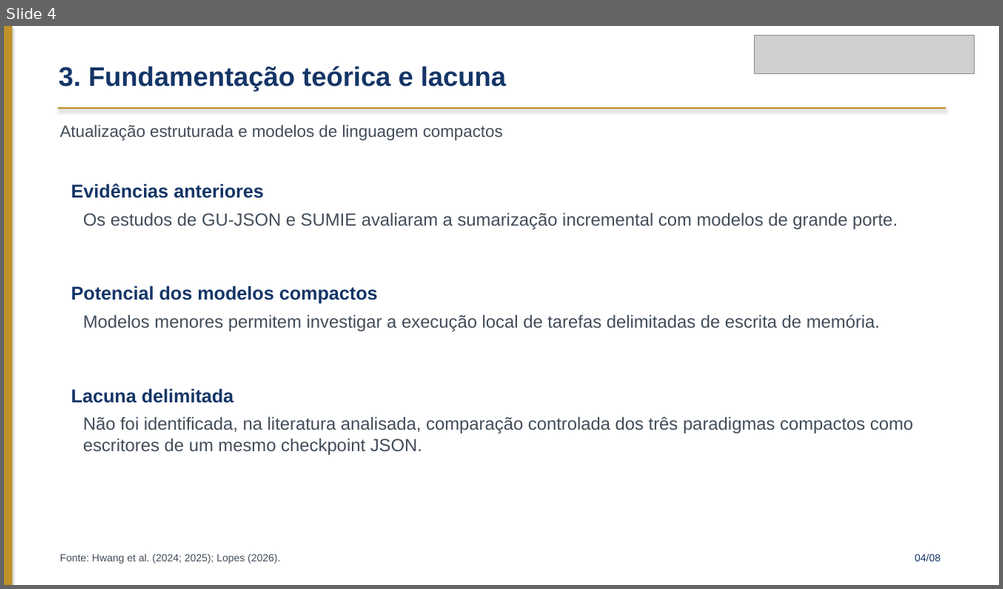
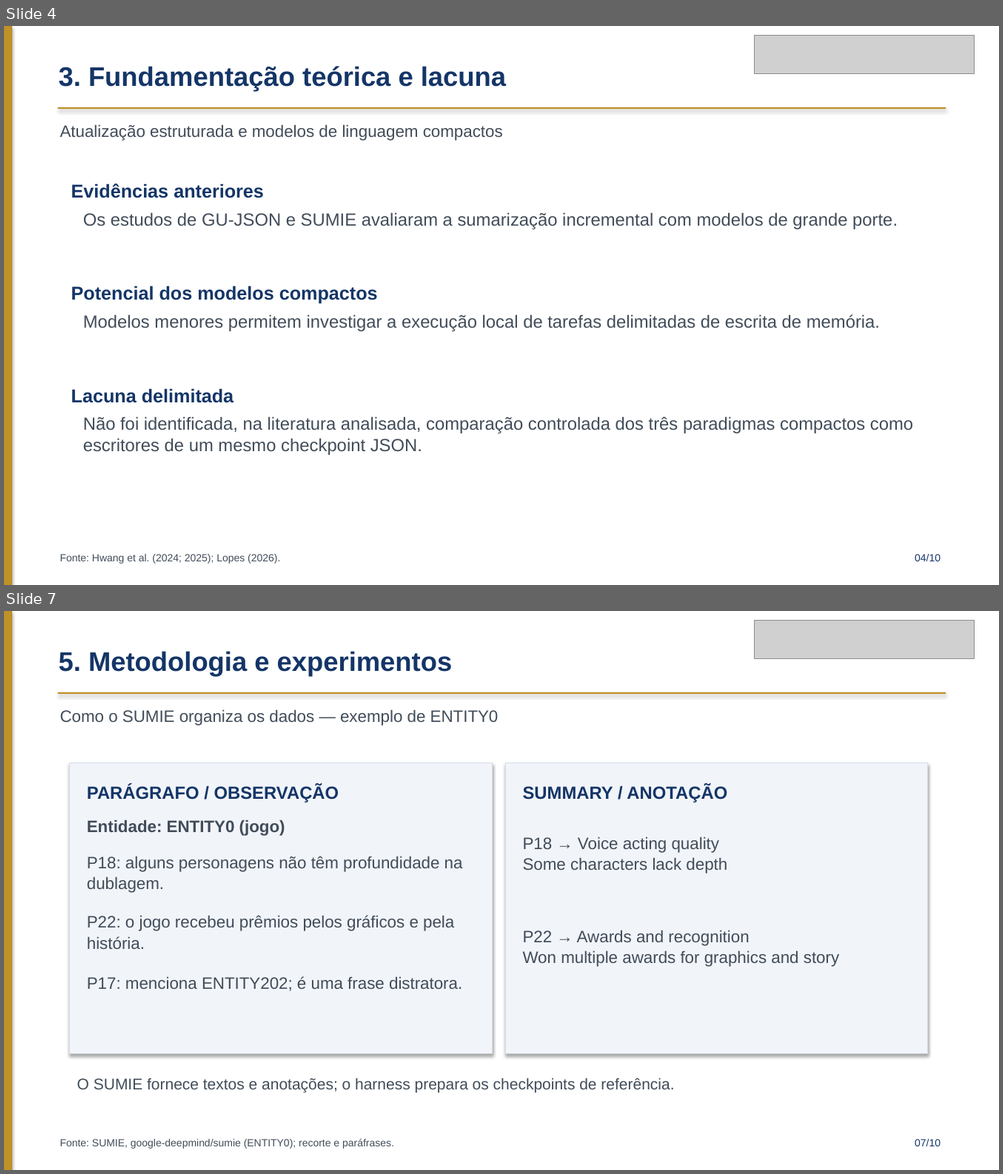
Before and after one commit to guisiq/tcc_harnes, a slide deck: TCC_Checkpoint_JSON_Obsidian/07_Artigo_TCC/Apresentacao_TCC_UNITINS_Academica_Quadro4.pptx. Shown one above the other, each under a label of ours: slide 4 before the commit, slides 4 and 7 after it; the slides between them are not shown. The pictures are 1003x589 and 1003x1174 pixels, drawn with LibreOffice and Linux fonts; fonts in the diff are those of the drawing; grey boxes stand for pictures. Boxes give left, top, right and bottom in pixels: in the first picture for what was removed or moved away, otherwise in the second. Text is boxed around its words. In the diff, an @@ line names an element or a change of style, - is before the commit and + after.

```diff
--- a/TCC_Checkpoint_JSON_Obsidian/07_Artigo_TCC/Apresentacao_TCC_UNITINS_Academica_Quadro4.pptx
+++ b/TCC_Checkpoint_JSON_Obsidian/07_Artigo_TCC/Apresentacao_TCC_UNITINS_Academica_Quadro4.pptx
@@ slide 7 added at bbox=[4, 611, 999, 1170], background #FFFFFF @@
@@ rectangle added at bbox=[4, 611, 12, 1170], fill #BE9129 @@
@@ picture added at bbox=[754, 620, 974, 659] @@
@@ text added at bbox=[59, 651, 452, 677], 26 pt, text #143567, bold @@
+5. Metodologia e experimentos
@@ rectangle added at bbox=[58, 692, 945, 694], fill #BE9129 @@
@@ text added at bbox=[60, 709, 498, 726], 16 pt, text #414C59 @@
+Como o SUMIE organiza os dados — exemplo de ENTITY0
@@ rectangle added at bbox=[70, 763, 492, 1054], fill #F1F4F9, outline #D6DEE9 0.7 pt @@
@@ rectangle added at bbox=[506, 763, 928, 1054], fill #F1F4F9, outline #D6DEE9 0.7 pt @@
@@ text added at bbox=[87, 784, 339, 803], 17 pt, text #143567, bold @@
+PARÁGRAFO / OBSERVAÇÃO
@@ text added at bbox=[523, 784, 727, 803], 17 pt, text #143567, bold @@
+SUMMARY / ANOTAÇÃO
@@ text added at bbox=[87, 820, 285, 836], 16 pt, text #414C59, bold @@
+Entidade: ENTITY0 (jogo)
@@ text added at bbox=[523, 837, 727, 874], 16 pt, text #414C59 @@
+P18 → Voice acting quality
+Some characters lack depth
@@ text added at bbox=[87, 856, 463, 893], 16 pt, text #414C59 @@
+P18: alguns personagens não têm profundidade na dublagem.
@@ text added at bbox=[87, 915, 454, 949], 16 pt, text #414C59 @@
+P22: o jogo recebeu prêmios pelos gráficos e pela história.
@@ text added at bbox=[523, 931, 839, 967], 16 pt, text #414C59 @@
+P22 → Awards and recognition
+Won multiple awards for graphics and story
@@ text added at bbox=[87, 977, 462, 991], 16 pt, text #414C59 @@
+P17: menciona ENTITY202; é uma frase distratora.
@@ text added at bbox=[77, 1078, 674, 1093], 15 pt, text #414C59 @@
+O SUMIE fornece textos e anotações; o harness prepara os checkpoints de referência.
@@ text added at bbox=[60, 1139, 394, 1149], 10 pt, text #414C59 @@
+Fonte: SUMIE, google-deepmind/sumie (ENTITY0); recorte e paráfrases.
@@ text added at bbox=[914, 1139, 940, 1147], 10 pt, text #143567 @@
+07/10
@@ slide 4 changed as well @@
@@ text at bbox=[914, 554, 940, 562]: text changed @@
-04/08
+04/10
```
Also in this commit, not shown: 6 other slides changed, 2 other slides added, 1 slide removed, 4 other files.
